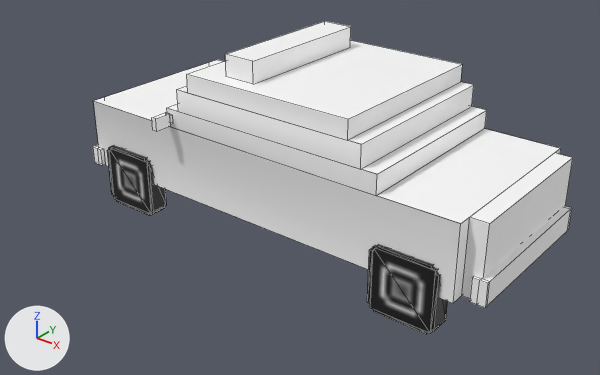
One commit to the FBX model 3d mess new/Assets/BLOCKYGON ASSETS ©/MODELS/VEHICLES/STORE/BGN_POLICE CAR.fbx: the scene before it, then after it.
Before and after are seen from a 50 mm camera at (4.34, -5.47, 3.3) aimed at (0.1, -0.16, 0.01). Arrows for +X, +Y and +Z are at lower left; the lights stay in place. Mesh edges are drawn as thin lines. Where no turn or scale is listed for an object, it has been applied to the vertices.

Script lines for the objects in view, before the commit:
```python
mat_police_car = principled_material('POLICE_CAR')
mat_police_car.base_color = (1.0, 1.0, 1.0)  # white #ffffff
me_scene = bpy.data.meshes.new('Scene')
me_scene.from_pydata(...)  # 164 vertices, 130 faces; spans x -131.0..84.0, y -25.0..122.0, z -219.0..223.0
me_scene.materials.append(mat_police_car)  # white #ffffff
me_scene_001 = bpy.data.meshes.new('Scene.001')
me_scene_001.from_pydata(...)  # 40 vertices, 64 faces; spans x -8.1..8.1, y -28.0..28.0, z -28.4..28.4
me_scene_001.materials.append(mat_tire_pack)  # picture img_tire_pack_png
ob_bgn_police_car = bpy.data.objects.new('BGN_POLICE_CAR', me_scene)
ob_bgn_police_car.location = (0.0, 0.0, 0.0)
ob_bgn_police_car.rotation_euler = (1.571, 0.0, -1.564)  # degrees (90, 0, -90)
ob_bgn_police_car.scale = (0.01, 0.01, 0.01)
ob_r_r__7___2 = bpy.data.objects.new('R_R__7___2_', me_scene_001)
ob_r_r__7___2.parent = ob_bgn_police_car
ob_r_r__7___2.location = (58.72, -24.7, 164.2)
ob_r_r__7___2.rotation_euler = (0.0, -0.00659, 0.0)  # degrees (0, -0.4, 0)
ob_r_r__7___2.scale = (1.1, 1.1, 1.1)
ob_r_r__7___3 = bpy.data.objects.new('R_R__7___3_', me_scene_001)
ob_r_r__7___3.parent = ob_bgn_police_car
ob_r_r__7___3.location = (60.81, -24.7, -152.7)
ob_r_r__7___3.rotation_euler = (0.0, -0.00659, 0.0)  # degrees (0, -0.4, 0)
ob_r_r__7___3.scale = (1.1, 1.1, 1.1)
```
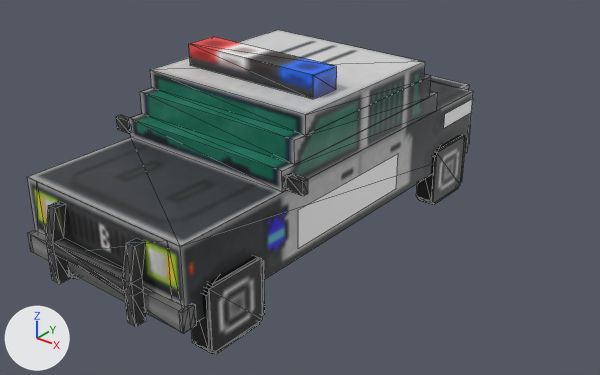
Patch to the scene script:
```diff
--- a/3d mess new/Assets/BLOCKYGON ASSETS ©/MODELS/VEHICLES/STORE/BGN_POLICE CAR.fbx.py
+++ b/3d mess new/Assets/BLOCKYGON ASSETS ©/MODELS/VEHICLES/STORE/BGN_POLICE CAR.fbx.py
@@ img_police_car_png @@
+img_police_car_png = load_image('POLICE CAR.PNG', '../../../TEXTURES/CARS/DEFAULT CAR/POLICE CAR.PNG', 175, 85, 'sRGB')
@@ mat_police_car @@
 mat_police_car = principled_material('POLICE_CAR')
-mat_police_car.base_color = (1.0, 1.0, 1.0)  # white #ffffff
+mat_police_car.texture = img_police_car_png  # with its transparency
@@ mat_911 @@
+mat_911 = principled_material('_911')
+mat_911.base_color = (1.0, 1.0, 1.0)  # white #ffffff
@@ mat_police @@
+mat_police = principled_material('police')
+mat_police.base_color = (1.0, 1.0, 1.0)  # white #ffffff
@@ me_scene_003 @@
+me_scene_003.from_pydata([(0.38, 0.083, -0.047), (0.38, -0.493, -0.047), (0.38, 0.083, 0.104), (0.38, -0.493, 0.104)], [], [(0, 2, 3, 1)])
+me_scene_003.materials.append(mat_911)  # its picture is missing
@@ me_scene_002 @@
+me_scene_002.from_pydata([(0.904, 0.204, -0.11), (0.889, -1.245, -0.11), (0.904, 0.203, 0.245), (0.889, -1.245, 0.245)], [], [(0, 2, 3, 1)])
+me_scene_002.materials.append(mat_police)  # its picture is missing
@@ ob_bgn_police_car @@
 ob_bgn_police_car.location = (0.0, 0.0, 0.0)
-ob_bgn_police_car.rotation_euler = (1.571, 0.0, -1.564)  # degrees (90, 0, -90)
+ob_bgn_police_car.rotation_euler = (1.571, 0.0, 0.0)  # degrees (90, 0, 0)
 ob_bgn_police_car.scale = (0.01, 0.01, 0.01)
@@ ob_911 @@
+ob_911 = bpy.data.objects.new('_911_', me_scene_003)
+ob_911.location = (0.3, 1.866, 0.293)
@@ ob_police_tag @@
+ob_police_tag = bpy.data.objects.new('POLICE_TAG', me_scene_002)
+ob_police_tag.location = (-0.24, 0.372, -0.003)
```

Where the change shows, as pixel boxes (x1, y1, x2, y2) in the pictures (600 x 375 px):
'BGN_POLICE_CAR', surface changed, turned (white to grey): before (93, 21, 573, 308); after (27, 30, 473, 334)
'R_R__7___2_', turned: before (107, 145, 167, 216); after (192, 256, 265, 354)
'R_R__7___3_', turned: before (367, 244, 448, 334); after (416, 134, 466, 205)
'POLICE_TAG', added: after (298, 154, 398, 249)
'_911_', added: after (444, 99, 473, 128)
'R_R__7___4_', turned (not visible before): after (69, 212, 117, 279)
